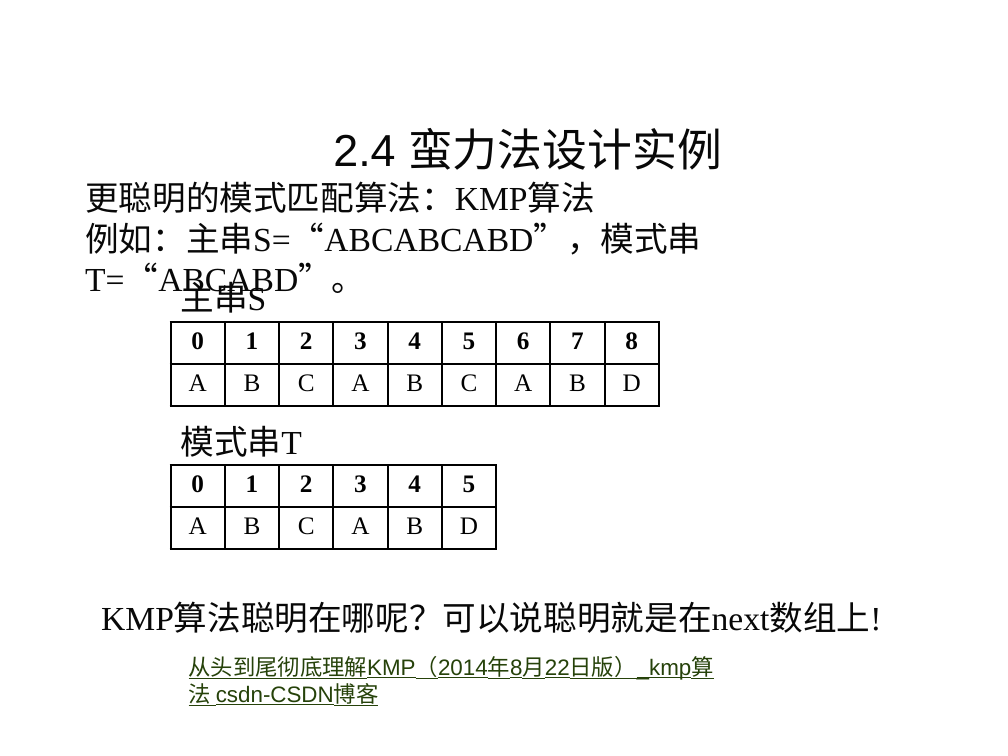
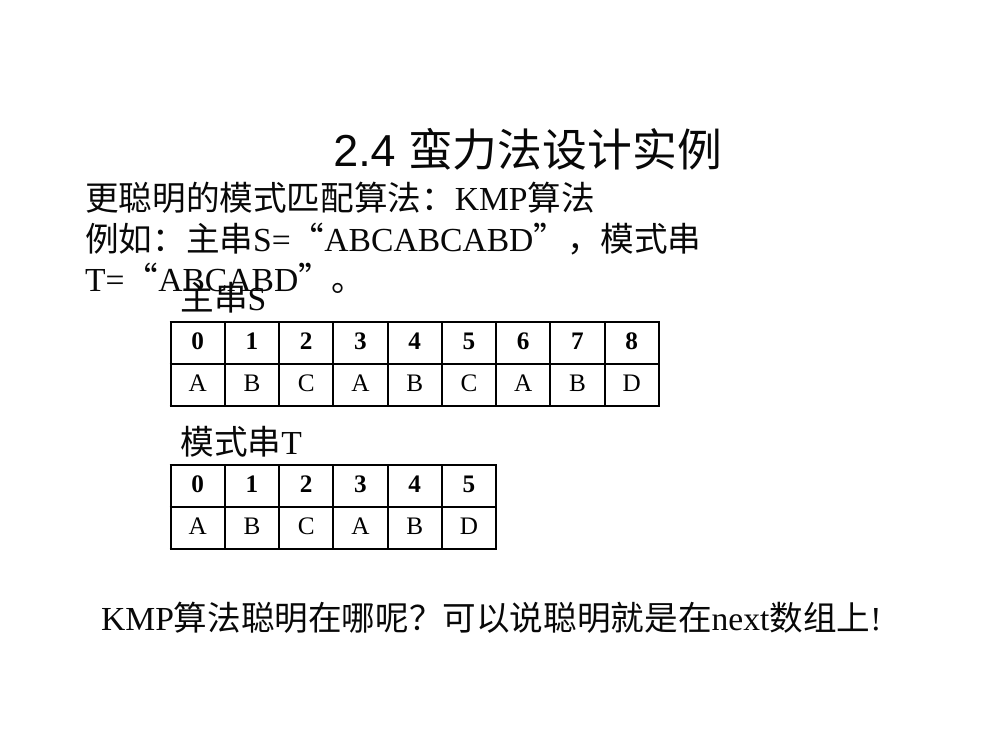
Before and after one commit to liutongling/DP, a slide deck: slide 39 of file/第2章 蛮力法.pptx. Drawn at 1008x756 pixels with LibreOffice and Linux fonts; fonts in the diff are those of the drawing; background and template pictures are left out. Boxes give left, top, right and bottom in pixels: in the first picture for what was removed or moved away, otherwise in the second. Text is boxed around its words. In the diff, an @@ line names an element or a change of style, - is before the commit and + after.

Commit message:
晚上第二章内容，添加模式串匹配的暴力算法

```diff
--- a/file/第2章 蛮力法.pptx
+++ b/file/第2章 蛮力法.pptx
@@ text removed at (189,656,714,706) @@
-从头到尾彻底理解KMP（2014年8月22日版）_kmp算法 csdn-CSDN博客
```
Also in this commit, not shown: 2 other slides changed, 2 slides added, 2 other files.
